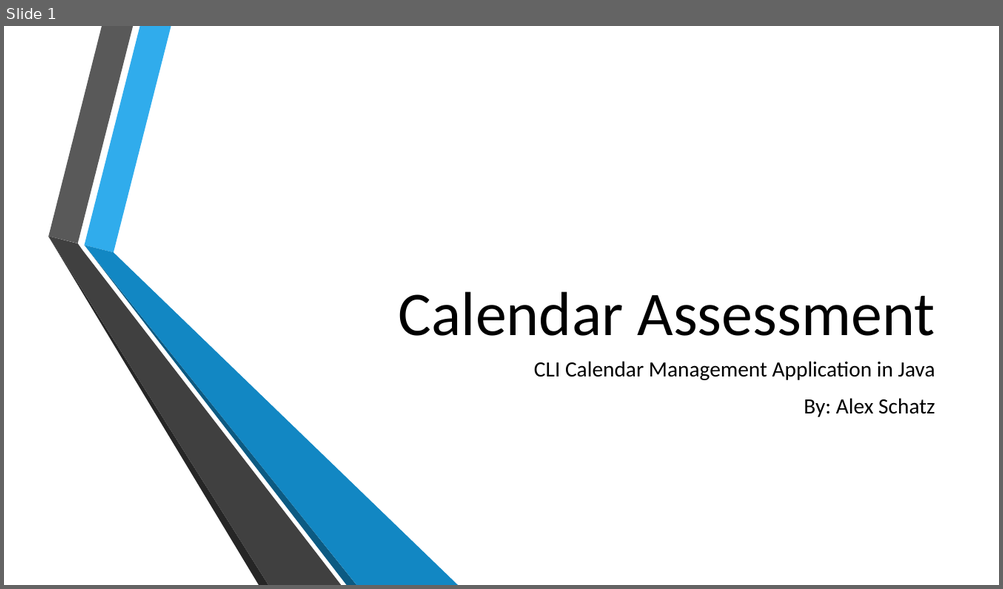
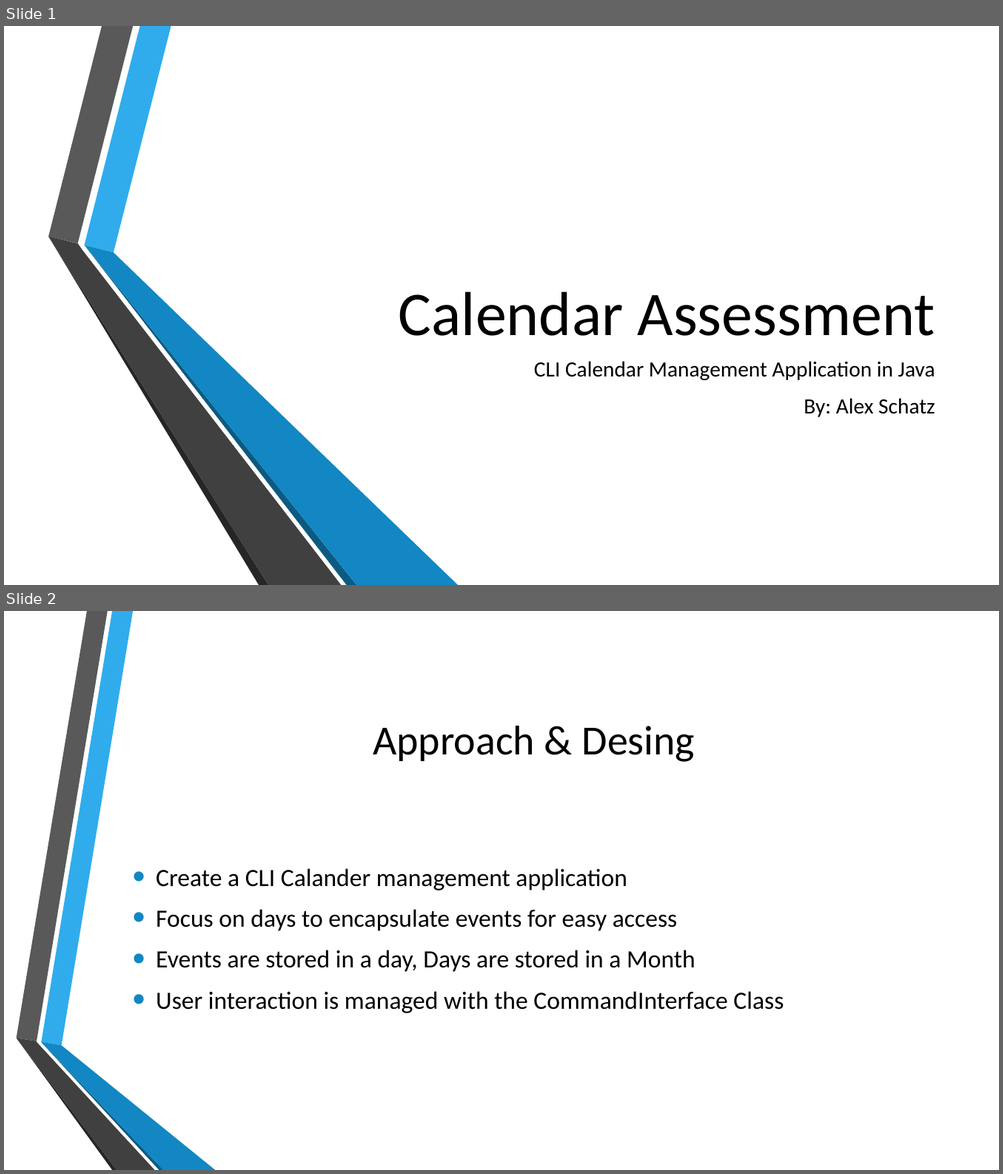
Before and after one commit to radfre/Capgemmini-Calender-Assesment, a slide deck: Calender Application Presentation.pptx. Shown one above the other, each under a label of ours: slide 1 before the commit, slides 1 and 2 after it. The pictures are 1003x589 and 1003x1174 pixels, drawn with LibreOffice and Linux fonts; fonts in the diff are those of the drawing; background and template pictures are left out. Boxes give left, top, right and bottom in pixels: in the first picture for what was removed or moved away, otherwise in the second. Text is boxed around its words. In the diff, an @@ line names an element or a change of style, - is before the commit and + after.

Commit message:
Update Calender Application Presentation file

```diff
--- a/Calender Application Presentation.pptx
+++ b/Calender Application Presentation.pptx
@@ slide 2 added at [4, 611, 999, 1170], background picture (left out) @@
@@ title added at [373, 726, 695, 762], 40 pt, text #000000 @@
+Approach & Desing
@@ text added at [156, 869, 783, 1014], 24 pt, text #000000 @@
+• Create a CLI Calander management application
+• Focus on days to encapsulate events for easy access
+• Events are stored in a day, Days are stored in a Month
+• User interaction is managed with the CommandInterface Class
@@ group added at [16, 611, 215, 1170]: 6 freeform shapes @@
```
Also in this commit, not shown: 6 other slides added, 2 slides removed.
